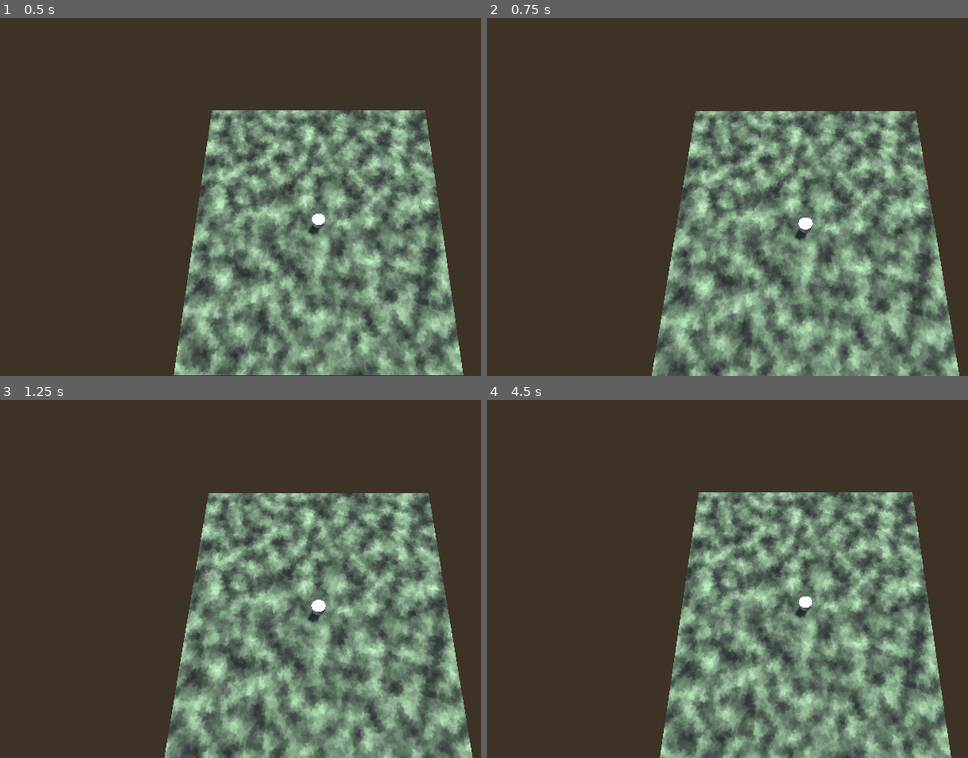
Above: before the commit, frames 1-4 (two rows, left to right).
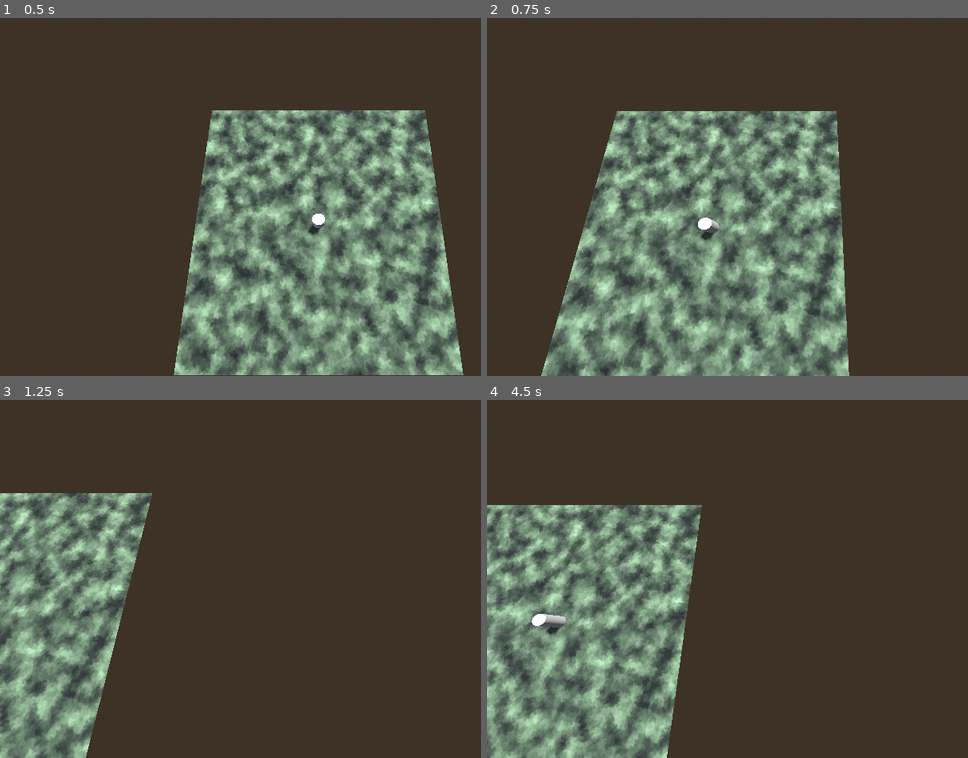
Above: after the commit, the same moments.

Repository: Bittorn/Godot-Starting-Line
Game: Godot game, scene res://scenes/testing_3d.tscn
The game is run twice, just before and just after one commit, with the same random seed, the same clock (stepped at 60 frames per second) and the same inputs. This scene is started directly instead of the project's main scene.
Inputs (mouse positions are in pixels of both pictures, inside the frame that each line leads up to):
- Up to frame 1 (0.5 s): no input
- Up to frame 2 (0.75 s): tap Enter at 0.5 s; move the mouse to (943, 179) at 0.52 s; hold D (move_right, bound only after the commit) from 0.53 s (still down); hold Mouse wheel up (zoom_in) from 0.53 s (still down)
- Up to frame 3 (1.25 s): keep holding D (move_right, bound only after the commit); keep holding Mouse wheel up (zoom_in)
- Up to frame 4 (4.5 s): move the mouse to (679, 596) at 1.27 s; release D (move_right, bound only after the commit) at 1.28 s; release Mouse wheel up (zoom_in) at 1.28 s; hold S (move_down, bound only after the commit) 1.28-2.03 s; tap Mouse wheel down (zoom_out) at 1.35, 2.85, 4.35 s; move the mouse to (866, 500) at 2.02 s; hold D (move_right, bound only after the commit) 2.03-2.78 s; hold Mouse wheel up (zoom_in) 2.03-2.78 s; tap Middle mouse button (zoom_reset) at 2.75, 3.5 s; move the mouse to (775, 650) at 2.77 s; hold W (move_up, bound only after the commit) 2.78-3.53 s; move the mouse to (outside the picture) at 3.52 s; hold Mouse wheel up (zoom_in) 3.53-4.28 s; hold A (move_left, bound only after the commit) from 3.53 s (still down); move the mouse to (612, 525) at 4.27 s

Frame 1 is identical in both runs. In frame 2, 46% of the frame differs, in the area x 11-99%, y 26-100%; in frame 3, 58%; in frame 4, 66%, in the area x 0-97%, y 25-100%.

Commit message:
now stuff moves

Diff:
--- a/components/3d/camera_rpg_component.gd
+++ b/components/3d/camera_rpg_component.gd
@@ -38,11 +38,15 @@
 	var target = root.position
 	target.y = targetY
 
+	var input_dir = Input.get_vector("move_left", "move_right", "move_up", "move_down")
+	target.x += input_dir.x * target.y / 8
+	target.z += input_dir.y * target.y / 8
+
 	var targetRotation = deg_to_rad(_do_rotation())
 
 	if enable_smoothing:
 		root.position = lerp(root.position, target, smoothing * delta)
-		root.rotation.x = lerp(root.rotation.x, targetRotation, smoothing / 1.2 * delta)
+		root.rotation.x = lerp(root.rotation.x, targetRotation, smoothing * delta)
 	else:
 		root.position = target
 		root.rotation.x = targetRotation
--- a/project.godot
+++ b/project.godot
@@ -41,16 +41,39 @@
 zoom_in={
 "deadzone": 0.2,
 "events": [Object(InputEventMouseButton,"resource_local_to_scene":false,"resource_name":"","device":-1,"window_id":0,"a …(282 unchanged characters)…
+, Object(InputEventKey,"resource_local_to_scene":false,"resource_name":"","device":-1,"window_id":0,"alt_pressed":false,"shift_pressed":false,"ctrl_pressed":false,"meta_pressed":false,"pressed":false,"keycode":0,"physical_keycode":88,"key_label":0,"unicode":120,"location":0,"echo":false,"script":null)
 ]
 }
 zoom_out={
 "deadzone": 0.2,
 "events": [Object(InputEventMouseButton,"resource_local_to_scene":false,"resource_name":"","device":-1,"window_id":0,"a …(284 unchanged characters)…
+, Object(InputEventKey,"resource_local_to_scene":false,"resource_name":"","device":-1,"window_id":0,"alt_pressed":false,"shift_pressed":false,"ctrl_pressed":false,"meta_pressed":false,"pressed":false,"keycode":0,"physical_keycode":90,"key_label":0,"unicode":122,"location":0,"echo":false,"script":null)
 ]
 }
 zoom_reset={
 "deadzone": 0.2,
 "events": [Object(InputEventMouseButton,"resource_local_to_scene":false,"resource_name":"","device":-1,"window_id":0,"a …(253 unchanged characters)…
+, Object(InputEventKey,"resource_local_to_scene":false,"resource_name":"","device":-1,"window_id":0,"alt_pressed":false,"shift_pressed":false,"ctrl_pressed":false,"meta_pressed":false,"pressed":false,"keycode":0,"physical_keycode":67,"key_label":0,"unicode":99,"location":0,"echo":false,"script":null)
+]
+}
+move_up={
+"deadzone": 0.2,
+"events": [Object(InputEventKey,"resource_local_to_scene":false,"resource_name":"","device":-1,"window_id":0,"alt_pressed":false,"shift_pressed":false,"ctrl_pressed":false,"meta_pressed":false,"pressed":false,"keycode":0,"physical_keycode":87,"key_label":0,"unicode":119,"location":0,"echo":false,"script":null)
+]
+}
+move_left={
+"deadzone": 0.2,
+"events": [Object(InputEventKey,"resource_local_to_scene":false,"resource_name":"","device":-1,"window_id":0,"alt_pressed":false,"shift_pressed":false,"ctrl_pressed":false,"meta_pressed":false,"pressed":false,"keycode":0,"physical_keycode":65,"key_label":0,"unicode":97,"location":0,"echo":false,"script":null)
+]
+}
+move_down={
+"deadzone": 0.2,
+"events": [Object(InputEventKey,"resource_local_to_scene":false,"resource_name":"","device":-1,"window_id":0,"alt_pressed":false,"shift_pressed":false,"ctrl_pressed":false,"meta_pressed":false,"pressed":false,"keycode":0,"physical_keycode":83,"key_label":0,"unicode":115,"location":0,"echo":false,"script":null)
+]
+}
+move_right={
+"deadzone": 0.2,
+"events": [Object(InputEventKey,"resource_local_to_scene":false,"resource_name":"","device":-1,"window_id":0,"alt_pressed":false,"shift_pressed":false,"ctrl_pressed":false,"meta_pressed":false,"pressed":false,"keycode":0,"physical_keycode":68,"key_label":0,"unicode":100,"location":0,"echo":false,"script":null)
 ]
 }
 
